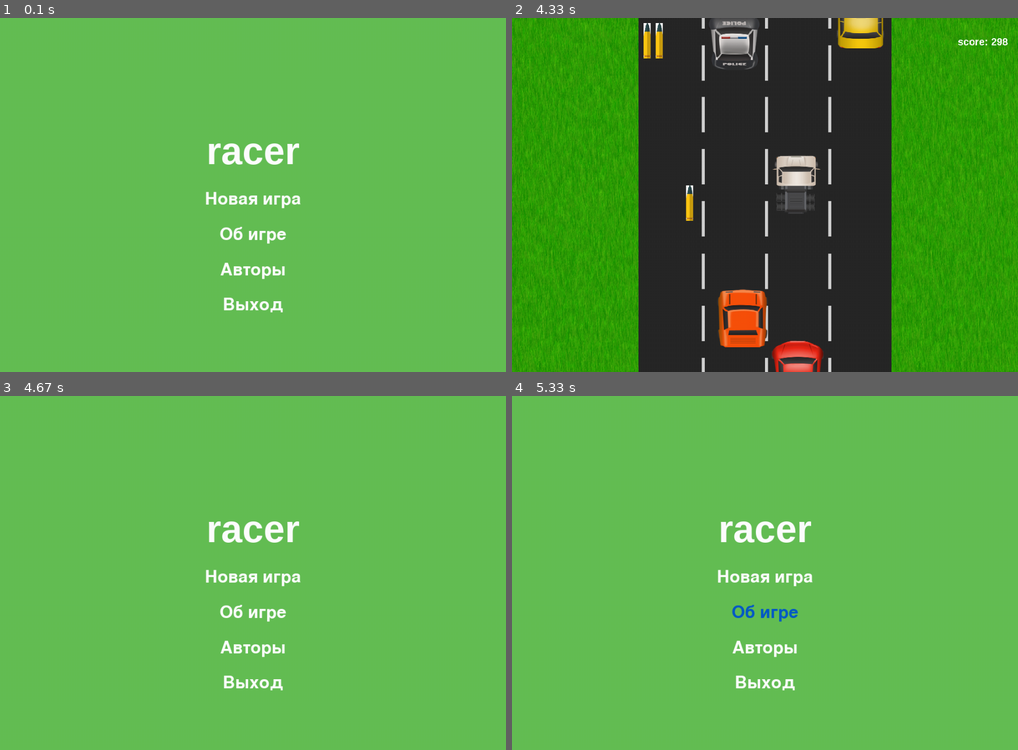
Above: before the commit, frames 1-4 (two rows, left to right).
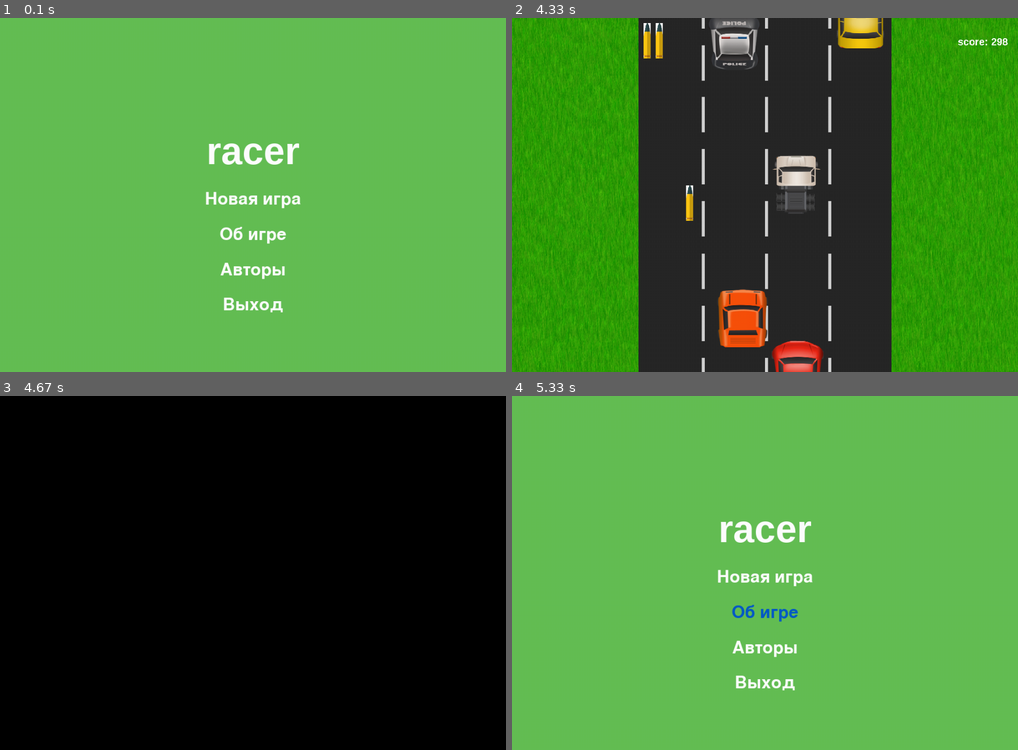
Above: after the commit, the same moments.

Repository: Strexas/pygame_project
Game: pygame game, started from scripts/start.py
The game is run twice, just before and just after one commit, with the same random seed, the same clock (stepped at 60 frames per second) and the same inputs.
Inputs (mouse positions are in pixels of both pictures, inside the frame that each line leads up to):
- Up to frame 1 (0.1 s): no input
- Up to frame 2 (4.33 s): click (765, 198) at 0.38 s; hold Right 0.67-1.13 s; move the mouse to (744, 209) at 0.7 s; hold Up 1.17-1.47 s; tap Space at 2, 2.4, 2.7, 3.3, 3.6, 3.73, 4.13 s; hold Left 2.33-2.87 s; hold Left 3.23-3.63 s; hold Up 3.67-4.03 s; hold Right from 4.07 s (still down)
- Up to frame 3 (4.67 s): keep holding Right; tap Space at 4.43 s
- Up to frame 4 (5.33 s): release Right at 4.7 s; click (765, 611) at 5.27 s

Frames 1-2 are identical in both runs. In frame 3, 100% of the frame differs, in the area x 0-100%, y 0-100%; in frame 4, nothing differs.

Commit message:
Оптимизация

Diff:
--- a/scripts/menu.py
+++ b/scripts/menu.py
@@ -7,7 +7,7 @@
                  menu_background_color=pygame.Color((0, 0, 0)),
                  menu_rect_color=pygame.Color((100, 190, 85)),
                  text_color=pygame.Color((255, 255, 255)),
-                 text_color_focused=pygame.Color((4, 90, 200)), margin=25, alpha=125):
+                 text_color_focused=pygame.Color((4, 90, 200)), margin=25, alpha=125):  # alpha?
         self.functions = list(objects.values())
 
         self.width = width
@@ -25,7 +25,7 @@
 
         self.texts = list(objects.keys())
         self.font = pygame.font.Font('data/fonts/19255.ttf', font_size)
-        self.font_height = self.font.get_height()
+        self.font_height = font_size
 
         self.menu_width = max([self.font.size(i)[0]
                                for i in self.texts]) + self.margin * 2
--- a/scripts/road.py
+++ b/scripts/road.py
@@ -216,6 +216,7 @@
 
     def check_alive(self):
         if self.check_car_collision(self.person.rect):
+            pygame.time.delay(750)
             pygame.event.post(self.GAMEOVEREVENT)
 
     def cyckle(self):
